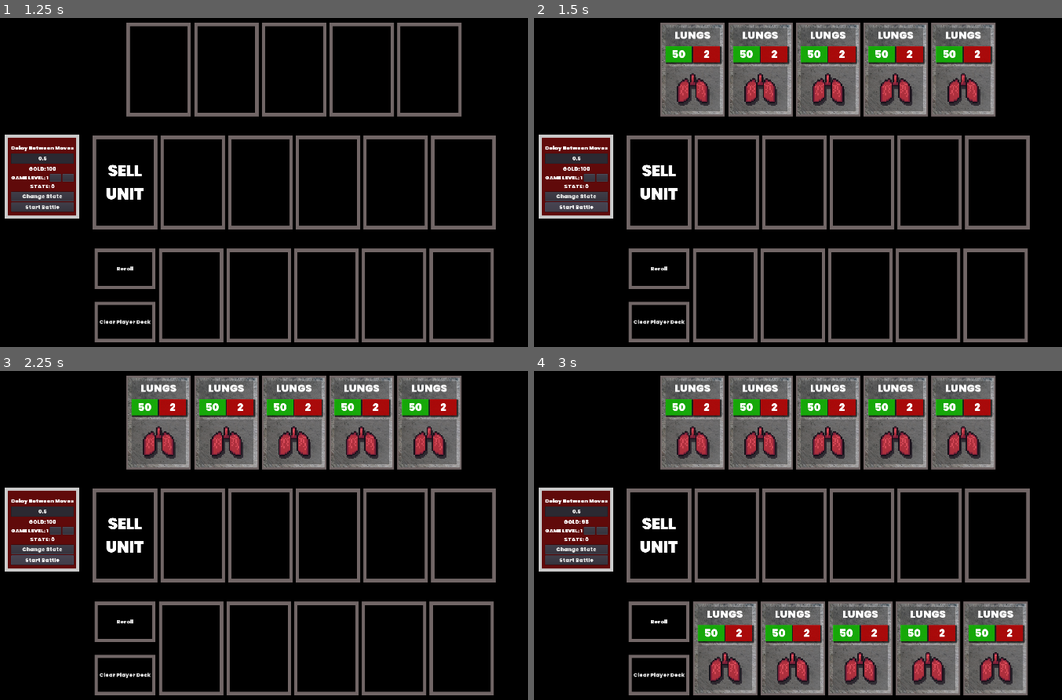
Above: before the commit, frames 1-4 (two rows, left to right).
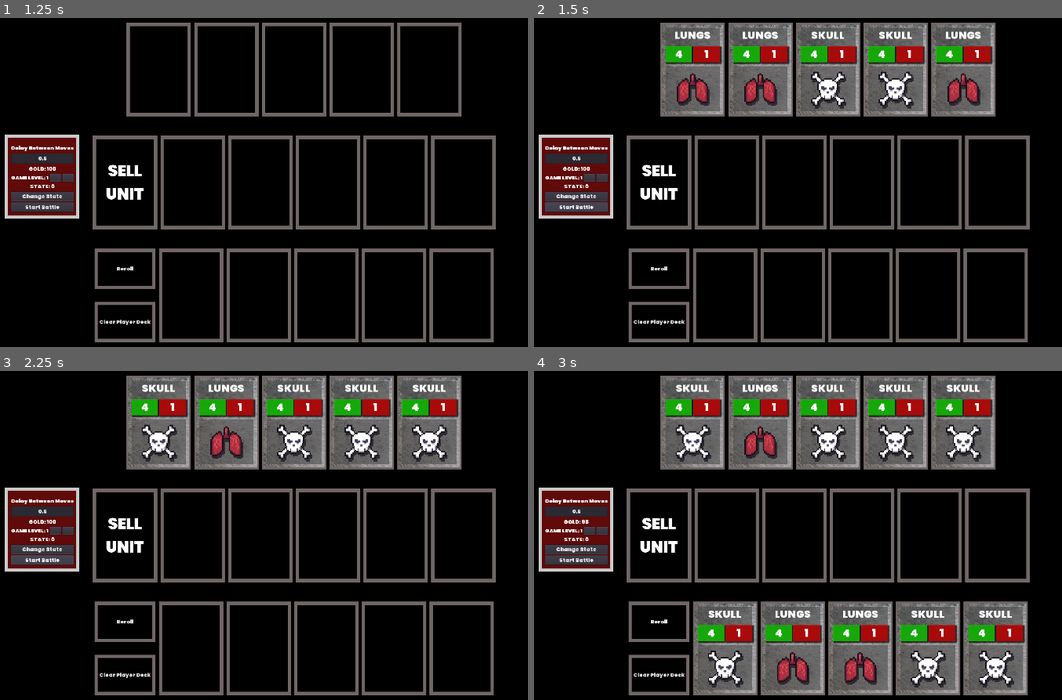
Above: after the commit, the same moments.

Repository: RM35/steel-chalk-asset
Game: Godot game, scene res://main_menu/main_menu.tscn
The game is run twice, just before and just after one commit, with the same random seed, the same clock (stepped at 60 frames per second) and the same inputs.
Inputs:
- Up to frame 1 (1.25 s): click "PLAY" at 0.5 s
- Up to frame 2 (1.5 s): click "Start Battle" at 1.25 s
- Up to frame 3 (2.25 s): click "Start Battle" at 2 s
- Up to frame 4 (3 s): click "Reroll" at 2.75 s

Frame 1 is identical in both runs. In frame 2, 1.6% of the frame differs, in the area x 26-85%, y 4-28%; in frame 3, 2.9%; in frame 4, 5.1%, in the area x 26-91%, y 4-97%.

Commit message:
feat: unit rebalance for debugging

Diff:
--- a/unit/unit_data/unit_chicken.tres
+++ b/unit/unit_data/unit_chicken.tres
@@ -6,11 +6,11 @@
 script = ExtResource( 1 )
 unit_name = "CHICKEN"
 health = 10
-attack = 1
+attack = 3
 level = 1
-cost = 5
-rarity = 2
+cost = 0
+rarity = 1
 sprite_region_rect = Rect2( 480, 448, 32, 32 )
-ability_trigger = 1
-ability_output = 0
-ability_parameters = 45
+ability_trigger = 0
+ability_output = 1
+ability_parameters = 3
--- a/unit/unit_data/unit_lungs.tres
+++ b/unit/unit_data/unit_lungs.tres
@@ -5,12 +5,12 @@
 [resource]
 script = ExtResource( 1 )
 unit_name = "LUNGS"
-health = 50
-attack = 2
+health = 4
+attack = 1
 level = 1
 cost = 0
 rarity = 0
 sprite_region_rect = Rect2( 32, 32, 32, 32 )
 ability_trigger = 1
-ability_output = 0
-ability_parameters = 45
+ability_output = 1
+ability_parameters = 1
--- a/unit/unit_data/unit_shield.tres
+++ b/unit/unit_data/unit_shield.tres
@@ -5,12 +5,12 @@
 [resource]
 script = ExtResource( 1 )
 unit_name = "SHIELD"
-health = 20
-attack = 3
+health = 10
+attack = 1
 level = 1
 cost = 0
-rarity = 2
+rarity = 1
 sprite_region_rect = Rect2( 32, 192, 32, 32 )
 ability_trigger = 3
-ability_output = 5
-ability_parameters = 3
+ability_output = 3
+ability_parameters = 1
--- a/unit/unit_data/unit_skull.tres
+++ b/unit/unit_data/unit_skull.tres
@@ -9,8 +9,8 @@
 attack = 1
 level = 1
 cost = 0
-rarity = 1
+rarity = 0
 sprite_region_rect = Rect2( 0, 0, 32, 32 )
 ability_trigger = 3
-ability_output = 1
-ability_parameters = 3
+ability_output = 2
+ability_parameters = 1
